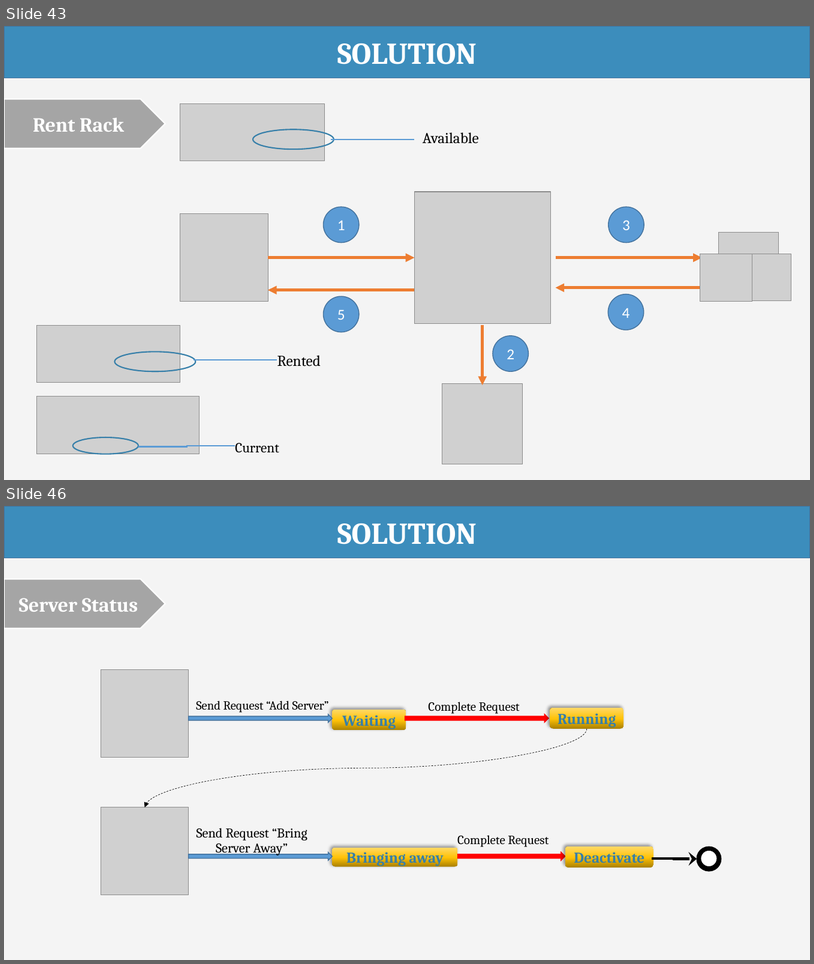
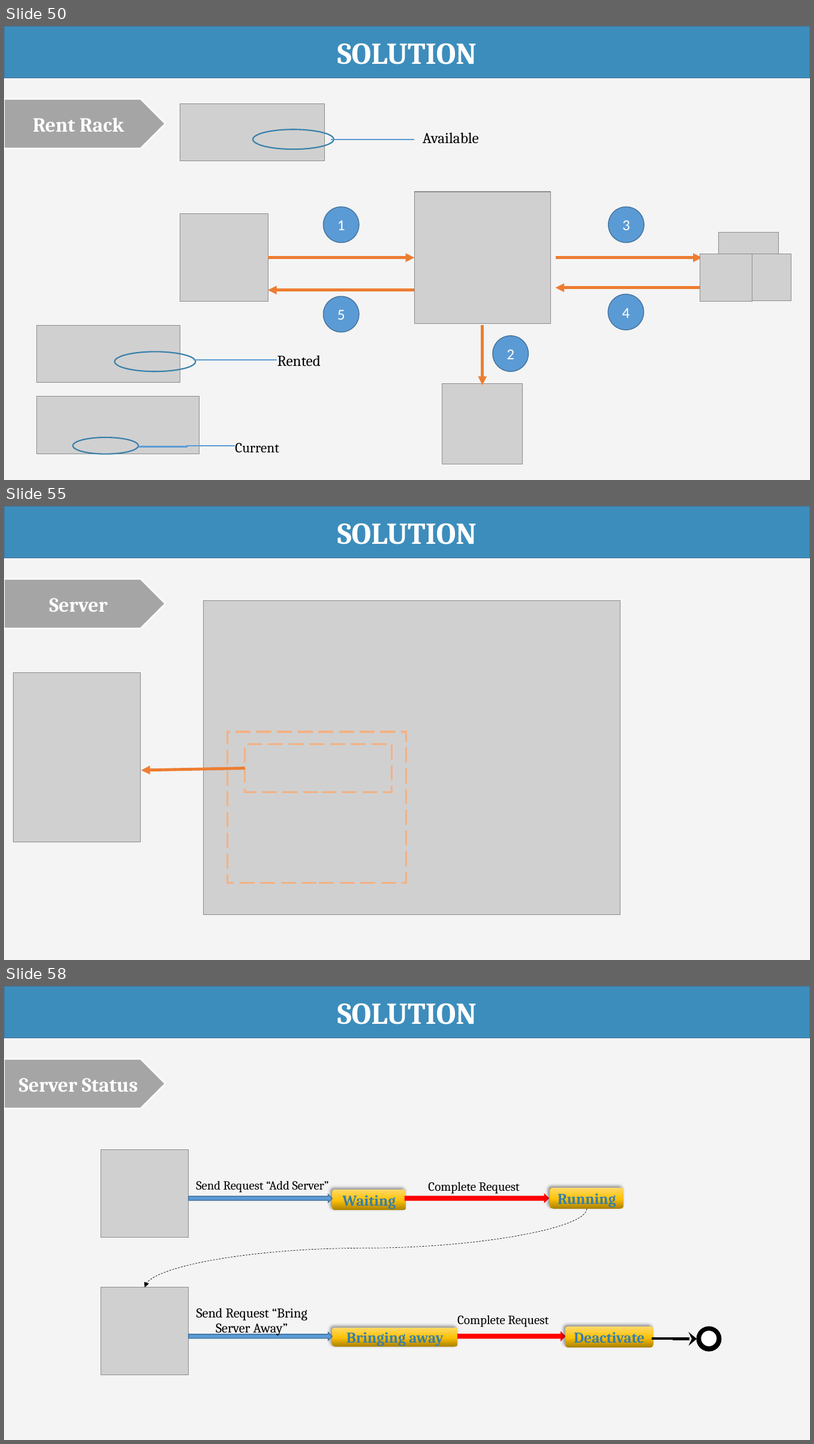
Before and after one commit to haltt051093/IMS-datacenter, a slide deck: Document/Presentation/IMS_20160408_Presentation.pptx. Shown one above the other, each under a label of ours: slides 43 and 46 before the commit, slides 50, 55 and 58 after it; the slides between them are not shown. The pictures are 814x964 and 814x1444 pixels, drawn with LibreOffice and Linux fonts; fonts in the diff are those of the drawing; grey boxes stand for pictures. Boxes give left, top, right and bottom in pixels: in the first picture for what was removed or moved away, otherwise in the second. Text is boxed around its words. In the diff, an @@ line names an element or a change of style, - is before the commit and + after.

```diff
--- a/Document/Presentation/IMS_20160408_Presentation.pptx
+++ b/Document/Presentation/IMS_20160408_Presentation.pptx
@@ slide 55 added at [4, 506, 810, 960], background #F4F4F4 @@
@@ rectangle added at [4, 506, 810, 558], fill #3C8DBC, outline #43739E 1 pt, 36 pt, text #FFFFFF, bold @@
+SOLUTION
@@ pentagon arrow added at [4, 579, 165, 629], fill #A5A5A5, outline #FFFFFF 1.5 pt, 24 pt, text #FFFFFF, bold @@
+Server
@@ picture added at [204, 600, 620, 914] @@
@@ picture added at [14, 673, 141, 843] @@
@@ rectangle added at [227, 732, 406, 882], outline #F4B183 2.25 pt dashed @@
@@ rectangle added at [245, 744, 392, 792], outline #F4B183 2.25 pt dashed @@
@@ arrow added from (245, 768) to (141, 771), #ED7D31 3.5 pt @@
@@ what was slide 43 is now slide 50 @@
@@ what was slide 46 is now slide 58 @@
```
Also in this commit, not shown: 10 slides changed, 11 other slides added, 6 other files.
